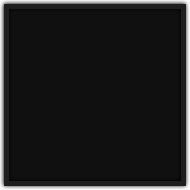
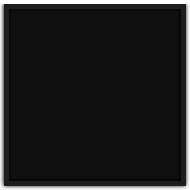
Two versions of the same layered image (190x190). Layer-by-layer changes:
pixels changed over [0, 0, 190, 4] (layer not identified)
